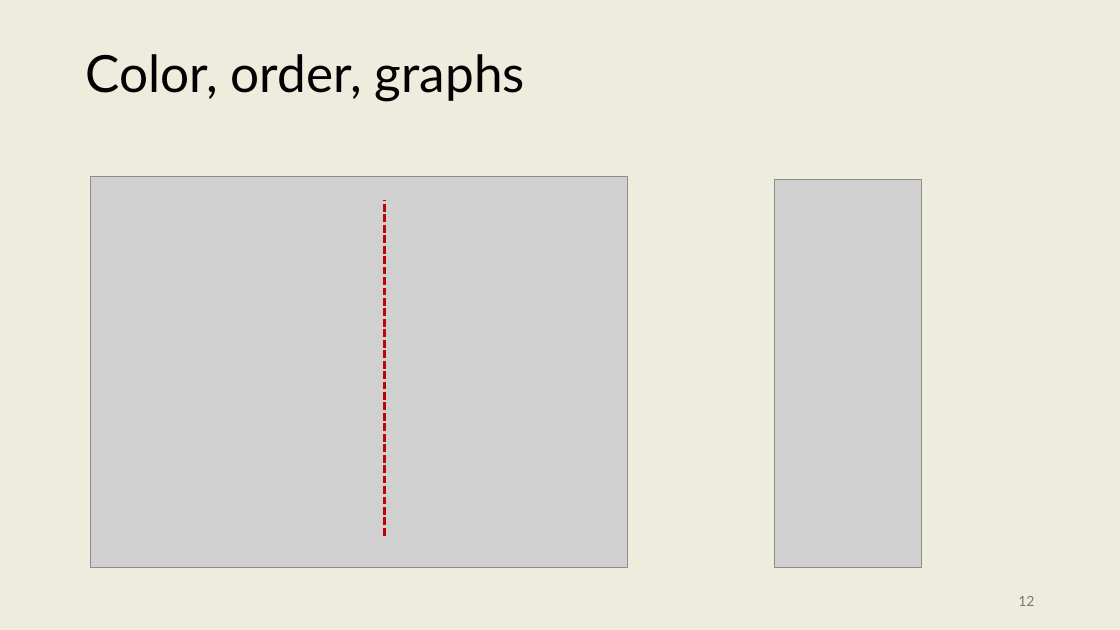
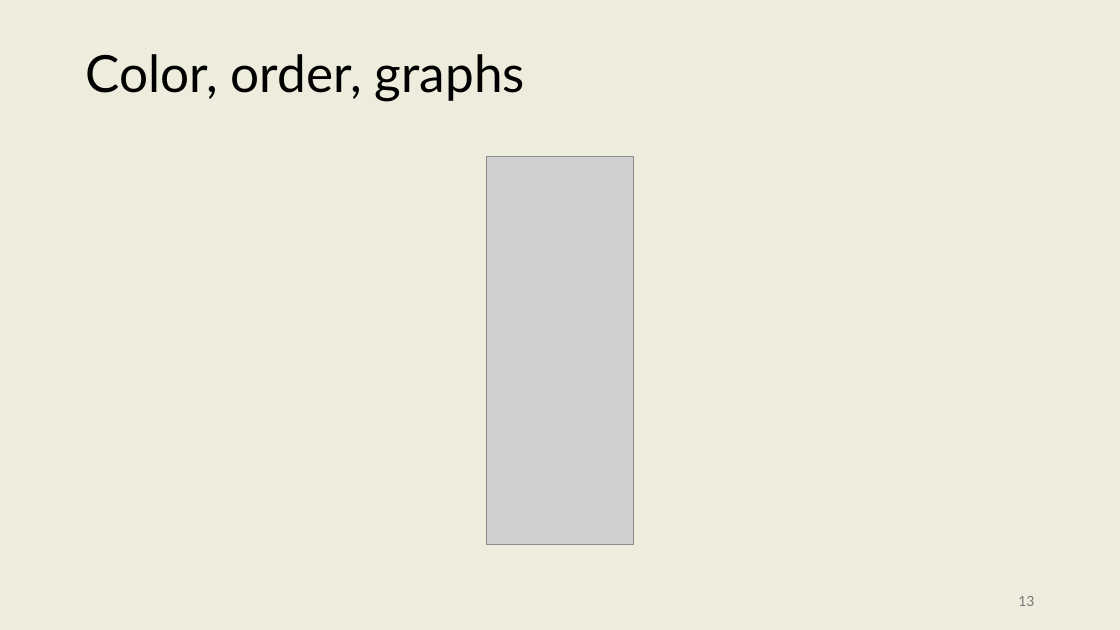
Before and after one commit to onishisaryu/HES-3000-Sports-Data-Analytics, a slide deck: slide 13 of pptx/Lecture7.pptx (slide 12 before the commit). Drawn at 1120x630 pixels with LibreOffice and Linux fonts; fonts in the diff are those of the drawing; grey boxes stand for pictures. Boxes give left, top, right and bottom in pixels: in the first picture for what was removed or moved away, otherwise in the second. Text is boxed around its words. In the diff, an @@ line names an element or a change of style, - is before the commit and + after.

```diff
--- a/pptx/Lecture7.pptx
+++ b/pptx/Lecture7.pptx
@@ picture removed at box(91, 176, 628, 567) @@
@@ picture: place and size @@
-picture at box(776, 179, 923, 567)
+picture at box(486, 156, 634, 544)
@@ line removed from (385, 536) to (385, 200) @@
@@ page number at box(1018, 596, 1034, 606): text changed @@
-12
+13
```
Also in this commit, not shown: 5 other slides changed, 2 slides added, 1 other file.
